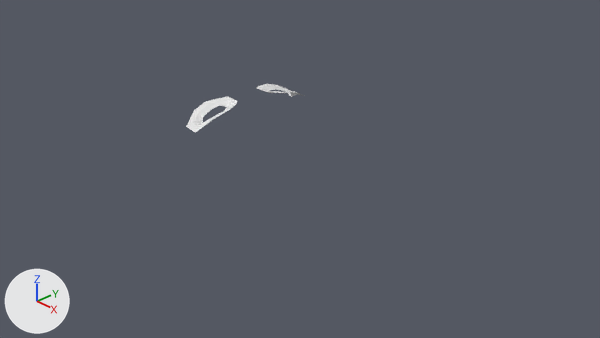
A saved change to the Blender file PointToPoint.blend.
Both versions are drawn from the file's camera 'Camera'. Arrows for +X, +Y and +Z are at lower left; the lights stay in place.

The older version as bpy lines, for what is in view:
```python
me_plane = bpy.data.meshes.new('Plane')
me_plane.from_pydata(...)  # 41 vertices, 30 faces; spans x -3.45..-0.43, y 0.01..1.2, z -3.06..-0.28
ob_plane = bpy.data.objects.new('Plane', me_plane)
ob_plane.location = (0.0, 0.0, 1.84)
_m = ob_plane.modifiers.new('Mirror', 'MIRROR')
_m.use_axis = (False, True, False)
_m.use_clip = True
```
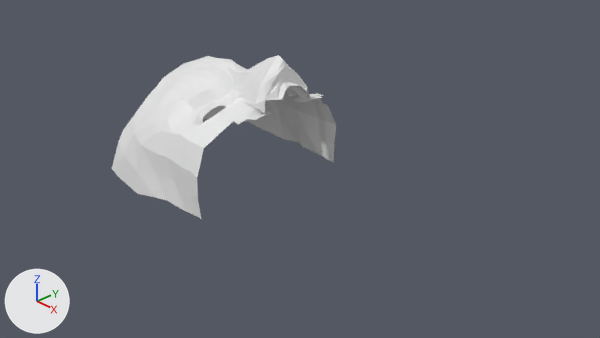
Location of each change, [x1, y1, x2, y2] in pixels of the pictures (600 x 338 px):
'Plane', reshaped
    before: [186, 84, 303, 133]
    after: [112, 55, 336, 219]

The edits, one by one:
me_plane is used by ob_plane; location (0.0, 0.0, 1.84).
me_plane had 41 vertices, 30 faces and spanned x -3.45..-0.43, y 0.01..1.2, z -3.06..-0.28.
me_plane now has 190 vertices, 160 faces and spans x -3.59..0.45, y 0.0..1.7, z -3.06..0.57.
Part 1, on me_plane:
1 vertex is removed from x -0.86, y 1.15, z -0.58.
2 faces are deleted.
16 vertices move from x -1.01..-0.43, y 0.3..0.9, z -0.4..-0.28 to x -1.01..-0.43, y 0.28..0.88, z -0.4..-0.17.
150 vertices are added at x -3.59..0.45, y 0.0..1.7, z -1.94..0.57.
132 new faces join them.
